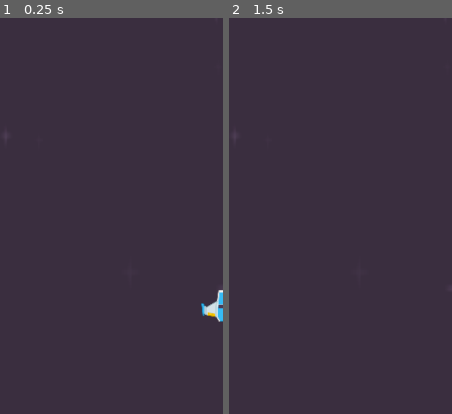
Above: before the commit, frames 1-2 (left to right).
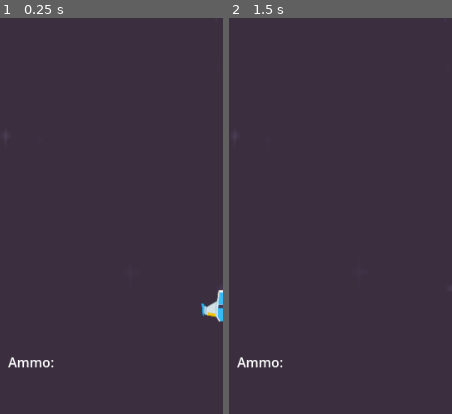
Above: after the commit, the same moments.

Repository: jc1748/GodotSpaceShooterRepo
Game: Godot game, scene res://world.tscn
The game is run twice, just before and just after one commit, with the same random seed, the same clock (stepped at 60 frames per second) and the same inputs.
Inputs:
- Up to frame 1 (0.25 s): no input
- Up to frame 2 (1.5 s): tap Enter at 0.5 s; hold D (move_right) 0.53-1.28 s; tap Space (shoot) at 0.6, 1.35 s; hold S (move_down) from 1.28 s (still down)
The pictures show only the part of the screen within x 1-51%, y 50-100%; the shares and areas given below are measured in that part.

The runs differ from the first frame. In frame 1, 0.3% of the frame differs, in the area x 3-25%, y 85-89%; in frame 2, 0.3%.

Commit message:
scrapped the old project and started working on ammo system

Diff:
--- a/space-shooter/Characters/enemy/enemy.tscn
+++ b/space-shooter/Characters/enemy/enemy.tscn
@@ -1,22 +1,22 @@
-[gd_scene format=3 uid="uid://cxp2icw5g0eob"]
+[gd_scene load_steps=4 format=3 uid="uid://cxp2icw5g0eob"]
 
-[ext_resource type="Script" uid="uid://cxuforfgkp0ch" path="res://Characters/enemy/enemy.gd" id="1_eb2o7"]
+[ext_resource type="Script" path="res://Characters/enemy/enemy.gd" id="1_eb2o7"]
 [ext_resource type="Texture2D" uid="uid://dynyn84caivbu" path="res://Assets/ufoRed.png" id="2_ifcqv"]
 
 [sub_resource type="CircleShape2D" id="CircleShape2D_dnjbd"]
-radius = 45.044422
+radius = 45.0444
 
-[node name="Enemy_Collision" type="Area2D" unique_id=995600515 groups=["enemies"]]
+[node name="Enemy_Collision" type="Area2D" groups=["enemies"]]
 scale = Vector2(0.85, 0.85)
 collision_layer = 5
 collision_mask = 11
 script = ExtResource("1_eb2o7")
 
-[node name="Enemy_Sprite" type="Sprite2D" parent="." unique_id=2059680831]
-scale = Vector2(0.99999994, 0.99999994)
+[node name="Enemy_Sprite" type="Sprite2D" parent="."]
+scale = Vector2(1, 1)
 texture = ExtResource("2_ifcqv")
 
-[node name="CollisionShape2D" type="CollisionShape2D" parent="." unique_id=468646979]
+[node name="CollisionShape2D" type="CollisionShape2D" parent="."]
 shape = SubResource("CircleShape2D_dnjbd")
 
 [connection signal="area_entered" from="." to="." method="_on_Enemy_area_entered"]
--- a/space-shooter/Characters/enemy/enemy_spawer.tscn
+++ b/space-shooter/Characters/enemy/enemy_spawer.tscn
@@ -1,28 +1,28 @@
-[gd_scene format=3 uid="uid://tagqeitalvu8"]
+[gd_scene load_steps=2 format=3 uid="uid://tagqeitalvu8"]
 
-[ext_resource type="Script" uid="uid://dns37tweib7pc" path="res://Characters/enemy/enemy_spawer.gd" id="1_p0qdv"]
+[ext_resource type="Script" path="res://Characters/enemy/enemy_spawer.gd" id="1_p0qdv"]
 
-[node name="Enemy_Spawer" type="Node2D" unique_id=182010957]
+[node name="Enemy_Spawer" type="Node2D"]
 script = ExtResource("1_p0qdv")
 
-[node name="Positions" type="Node2D" parent="." unique_id=1666568740]
+[node name="Positions" type="Node2D" parent="."]
 
-[node name="Pos1" type="Marker2D" parent="Positions" unique_id=1885642159]
+[node name="Pos1" type="Marker2D" parent="Positions"]
 position = Vector2(75, 0)
 
-[node name="Pos2" type="Marker2D" parent="Positions" unique_id=471941176]
+[node name="Pos2" type="Marker2D" parent="Positions"]
 position = Vector2(166, 0)
 
-[node name="Pos3" type="Marker2D" parent="Positions" unique_id=1082782127]
+[node name="Pos3" type="Marker2D" parent="Positions"]
 position = Vector2(254, 0)
 
-[node name="Pos4" type="Marker2D" parent="Positions" unique_id=225376662]
+[node name="Pos4" type="Marker2D" parent="Positions"]
 position = Vector2(351, 0)
 
-[node name="Pos5" type="Marker2D" parent="Positions" unique_id=646298416]
+[node name="Pos5" type="Marker2D" parent="Positions"]
 position = Vector2(449, 0)
 
-[node name="SpawnTimer" type="Timer" parent="." unique_id=2112075987]
+[node name="SpawnTimer" type="Timer" parent="."]
 wait_time = 1.5
 autostart = true
 
--- a/space-shooter/Characters/player/player.gd
+++ b/space-shooter/Characters/player/player.gd
@@ -10,6 +10,8 @@
 var input_vector = Vector2.ZERO
 
 var hp = 3
+var ammo_count = 5
+var max_ammo = ammo_count
 
 func _physics_process(delta: float) -> void:
 	input_vector.x = Input.get_action_strength("move_right") - Input.get_action_strength("move_left")
--- a/space-shooter/Characters/player/player.tscn
+++ b/space-shooter/Characters/player/player.tscn
@@ -1,21 +1,21 @@
-[gd_scene format=3 uid="uid://cp374h8dax5f7"]
+[gd_scene load_steps=3 format=3 uid="uid://cp374h8dax5f7"]
 
 [ext_resource type="Texture2D" uid="uid://cyjxpg3gxfwnu" path="res://Assets/playerShip1_blue.png" id="1_jnvls"]
-[ext_resource type="Script" uid="uid://cqvhgwrmg8ka" path="res://Characters/player/player.gd" id="1_vqf74"]
+[ext_resource type="Script" path="res://Characters/player/player.gd" id="1_vqf74"]
 
-[node name="Player" type="Area2D" unique_id=1535154077]
+[node name="Player" type="Area2D"]
 collision_layer = 2
 collision_mask = 21
 script = ExtResource("1_vqf74")
 
-[node name="Sprite2D" type="Sprite2D" parent="." unique_id=662178861]
+[node name="Sprite2D" type="Sprite2D" parent="."]
 scale = Vector2(0.5, 0.5)
 texture = ExtResource("1_jnvls")
 
-[node name="CollisionShape2D" type="CollisionPolygon2D" parent="." unique_id=164966331]
+[node name="CollisionShape2D" type="CollisionPolygon2D" parent="."]
 polygon = PackedVector2Array(-23, 9, -7, 14, -4, 18, 4, 18, 6, 14, 23, 10, 23, -1, 18, 1, 5, -6, 4, -19, -4, -19, -5, -7, -5, -6, -18, 1, -23, -2)
 
-[node name="Muzzle" type="Marker2D" parent="." unique_id=1852043533]
+[node name="Muzzle" type="Marker2D" parent="."]
 position = Vector2(0, -31)
 
 [connection signal="area_entered" from="." to="." method="_on_Player_area_entered"]
--- a/space-shooter/Projectiles/player_laser.tscn
+++ b/space-shooter/Projectiles/player_laser.tscn
@@ -1,21 +1,21 @@
-[gd_scene format=3 uid="uid://cngnsr7s06npg"]
+[gd_scene load_steps=4 format=3 uid="uid://cngnsr7s06npg"]
 
-[ext_resource type="Script" uid="uid://dgthym74q2fns" path="res://Projectiles/player_laser.gd" id="1_aknpy"]
+[ext_resource type="Script" path="res://Projectiles/player_laser.gd" id="1_aknpy"]
 [ext_resource type="Texture2D" uid="uid://86sclxodqwk3" path="res://Assets/laserBlue05.png" id="2_g0lww"]
 
 [sub_resource type="CapsuleShape2D" id="CapsuleShape2D_k5jgu"]
 radius = 4.0
 height = 38.0
 
-[node name="PlayerLaser" type="Area2D" unique_id=2259705]
+[node name="PlayerLaser" type="Area2D"]
 collision_layer = 8
 collision_mask = 5
 script = ExtResource("1_aknpy")
 
-[node name="Sprite2D" type="Sprite2D" parent="." unique_id=1647572578]
+[node name="Sprite2D" type="Sprite2D" parent="."]
 texture = ExtResource("2_g0lww")
 
-[node name="CollisionShape2D" type="CollisionShape2D" parent="." unique_id=1092141764]
+[node name="CollisionShape2D" type="CollisionShape2D" parent="."]
 shape = SubResource("CapsuleShape2D_k5jgu")
 
 [connection signal="area_entered" from="." to="." method="_on_PlayerLaser_area_entered"]
--- a/space-shooter/project.godot
+++ b/space-shooter/project.godot
@@ -11,8 +11,8 @@
 [application]
 
 config/name="SpaceShooter"
-run/main_scene="uid://c2nfra1rgunwb"
-config/features=PackedStringArray("4.6", "Forward Plus")
+run/main_scene="res://world.tscn"
+config/features=PackedStringArray("4.3", "Forward Plus")
 config/icon="res://icon.svg"
 
 [display]
--- a/space-shooter/world.tscn
+++ b/space-shooter/world.tscn
@@ -1,31 +1,31 @@
-[gd_scene format=3 uid="uid://c2nfra1rgunwb"]
+[gd_scene load_steps=6 format=3 uid="uid://c2nfra1rgunwb"]
 
-[ext_resource type="Script" uid="uid://bau25rusx67r8" path="res://world.gd" id="1_036b0"]
+[ext_resource type="Script" path="res://world.gd" id="1_036b0"]
 [ext_resource type="Texture2D" uid="uid://dru7it6hichd3" path="res://Assets/darkPurple.png" id="1_f3sb7"]
 [ext_resource type="PackedScene" uid="uid://cp374h8dax5f7" path="res://Characters/player/player.tscn" id="2_fj7yv"]
 [ext_resource type="PackedScene" uid="uid://cxp2icw5g0eob" path="res://Characters/enemy/enemy.tscn" id="3_tlwt5"]
 [ext_resource type="PackedScene" uid="uid://tagqeitalvu8" path="res://Characters/enemy/enemy_spawer.tscn" id="4_aqk2v"]
 
-[node name="world_node2D" type="Node2D" unique_id=427528002]
+[node name="world_node2D" type="Node2D"]
 script = ExtResource("1_036b0")
 
-[node name="background" type="Sprite2D" parent="." unique_id=947918871]
+[node name="background" type="Sprite2D" parent="."]
 position = Vector2(271, 476.5)
-scale = Vector2(2.203125, 3.8164065)
+scale = Vector2(2.20313, 3.81641)
 texture = ExtResource("1_f3sb7")
 
-[node name="Player" parent="." unique_id=1535154077 instance=ExtResource("2_fj7yv")]
+[node name="Player" parent="." instance=ExtResource("2_fj7yv")]
 position = Vector2(274, 830)
 
-[node name="Enemy" parent="." unique_id=1214574156 instance=ExtResource("3_tlwt5")]
+[node name="Enemy" parent="." instance=ExtResource("3_tlwt5")]
 visible = false
 position = Vector2(256, 73)
 
-[node name="Enemy_Spawer" parent="." unique_id=182010957 instance=ExtResource("4_aqk2v")]
+[node name="Enemy_Spawer" parent="." instance=ExtResource("4_aqk2v")]
 position = Vector2(16, 10)
-scale = Vector2(1.0038196, 1)
+scale = Vector2(1.00382, 1)
 
-[node name="Score" type="Label" parent="." unique_id=2144202792]
+[node name="Score" type="Label" parent="."]
 offset_left = 16.0
 offset_top = 40.0
 offset_right = 56.0
@@ -33,4 +33,11 @@
 scale = Vector2(1.48, 1.52)
 text = "Score: "
 
+[node name="AmmoCount" type="Label" parent="."]
+offset_left = 17.0
+offset_top = 886.0
+offset_right = 74.0
+offset_bottom = 909.0
+text = "Ammo: "
+
 [connection signal="spawn_laser" from="Player" to="." method="_on_player_spawn_laser"]
Not shown, changed: space-shooter/Assets/darkPurple.png.import
Not shown, changed: space-shooter/Assets/laserBlue05.png.import
Not shown, changed: space-shooter/Assets/laserRed03.png.import
Not shown, changed: space-shooter/Assets/playerShip1_blue.png.import
Not shown, changed: space-shooter/Assets/ufoRed.png.import
Not shown, changed: space-shooter/icon.svg.import
